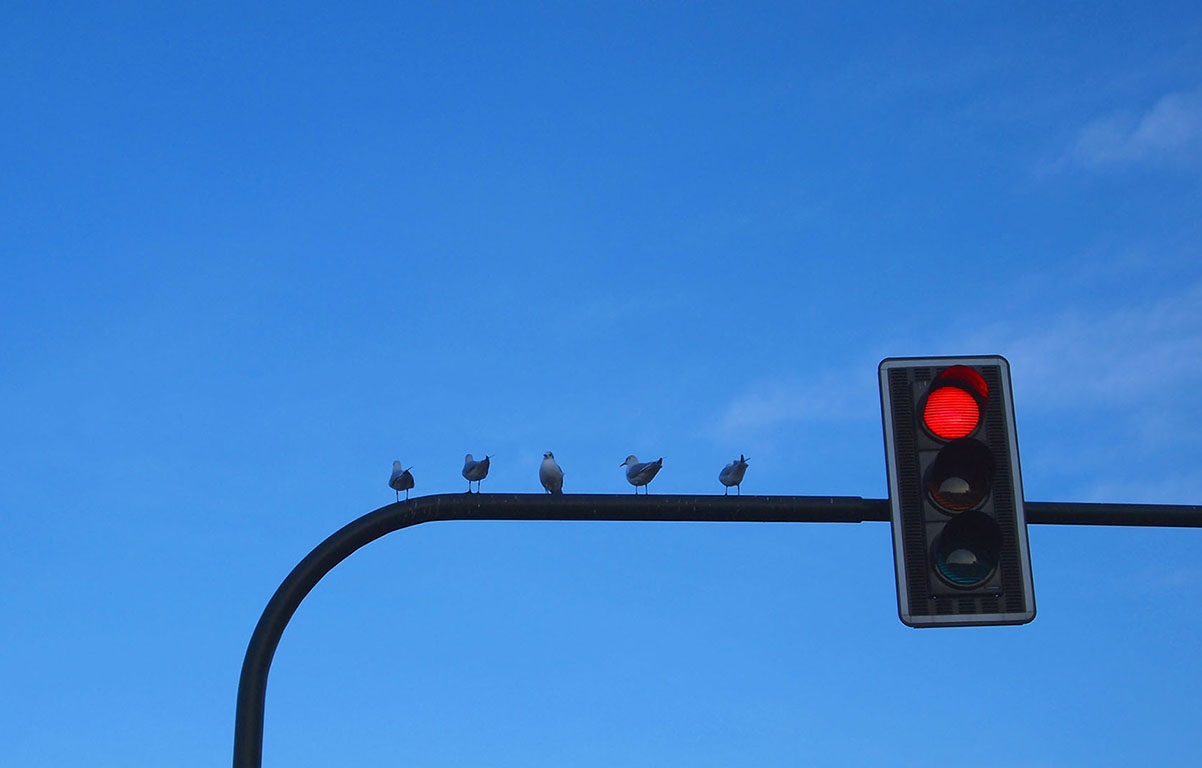
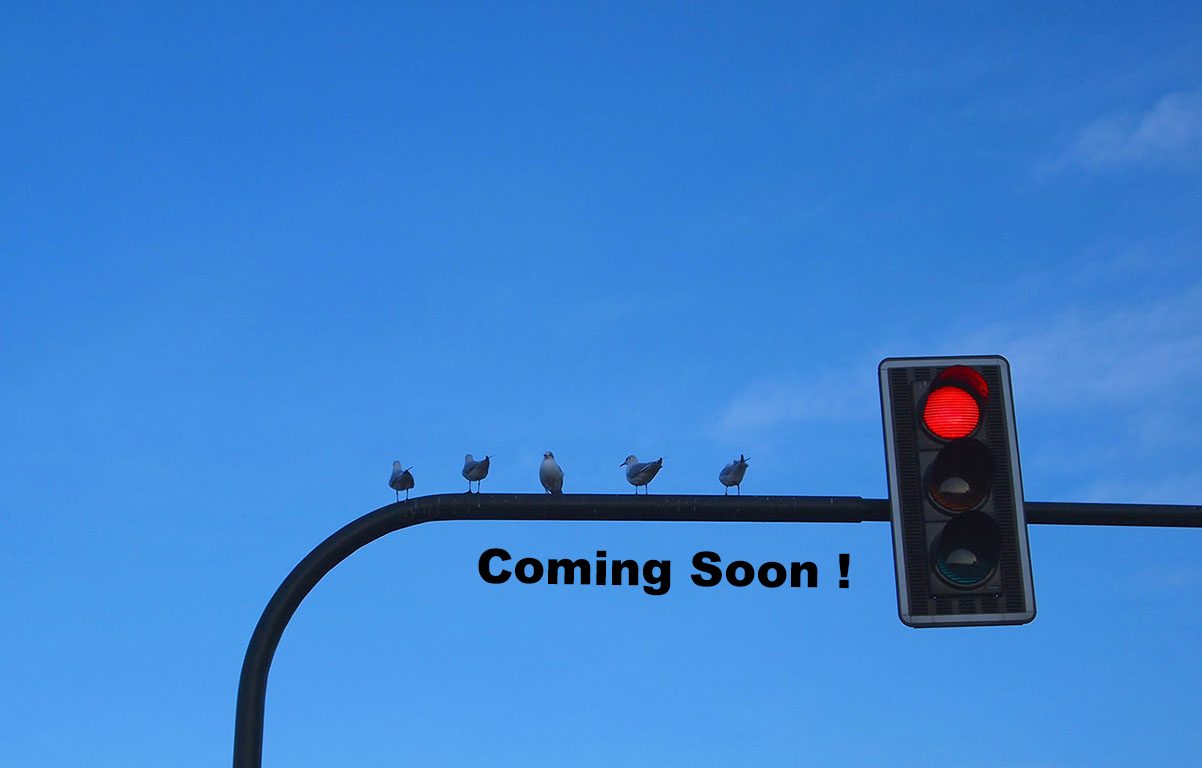
Layers edited between the first and the second (1202, 768) image:
added layer "Coming Soon !" above "Background" over [478,548,850,596]
